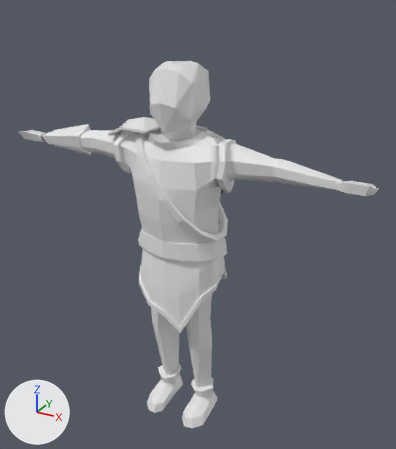
An edit to the FBX model Assets/Meshes/character/bandit/bandit.fbx, drawn before and after from the same camera.
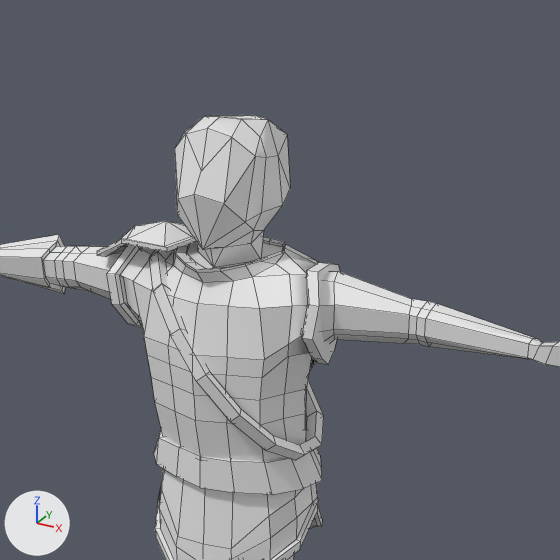
There are two pictures of each version: one whole from a camera (50 mm lens) standing at (8.75, -14.85, 15.37) and looking at (0.53, 0.1, 7.89), one close up on the part from 14% to 89% of the width and 0% to 66% of the height. Every picture has the same lights, and +X, +Y and +Z are marked at lower left. The close-ups show mesh edges as thin lines. Where no turn or scale is listed for an object, it has been applied to the vertices. Vertices at the same position are counted once.
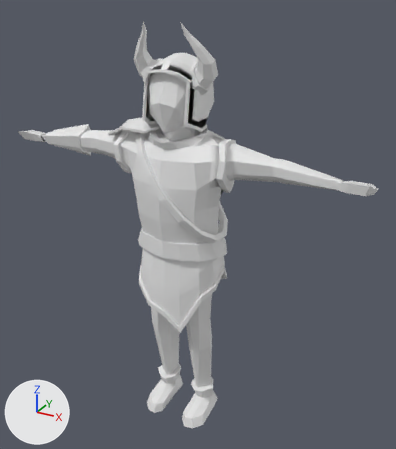
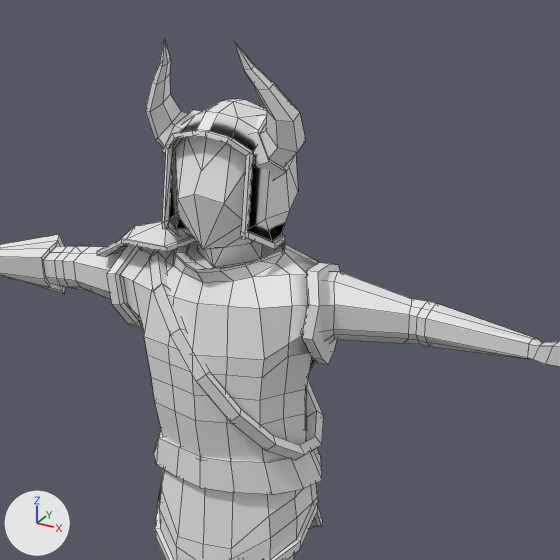
Commit message: edited bandit meshes

Scene script edits in JSON lines:
```json
{"block": "me_cube_003", "where": "# used by ob_cube_003; location = (-0.16, 0.13, 12.44)"}
{"op": "remove", "block": "me_cube_003", "code": "me_cube_003.from_pydata(...)  # 909 vertices, 900 faces; spans x -6.36..6.51, y -2.79..1.38, z -12.42..0.79"}
{"op": "add", "block": "me_cube_003", "code": "me_cube_003.from_pydata(...)  # 1106 vertices, 1129 faces; spans x -6.36..6.51, y -2.79..1.38, z -12.42..1.96"}
{"block": "me_cube_003", "change": "me_cube_003 part 1: a new loose piece of 97 vertices spanning x -0.89..1.05, y -1.09..1.11, z -1.44..1.0"}
{"block": "me_cube_003", "change": "me_cube_003 part 2: a new loose piece of 49 vertices spanning x 0.39..1.43, y -1.03..0.37, z -0.18..1.96"}
{"block": "me_cube_003", "change": "me_cube_003 part 3: a new loose piece of 49 vertices spanning x -1.28..-0.24, y -1.03..0.37, z -0.18..1.96"}
```

What differs and where, as boxes [x1, y1, x2, y2] in the close-ups (560 x 560 px):
```json
{"object": "Cube.003", "change": "reshaped", "before": [0, 115, 560, 560], "after": [0, 39, 560, 560]}
{"part": 1, "of": "me_cube_003", "change": "added", "after": [162, 99, 298, 249]}
{"part": 2, "of": "me_cube_003", "change": "added", "after": [234, 42, 306, 180]}
{"part": 3, "of": "me_cube_003", "change": "added", "after": [145, 39, 201, 162]}
```
